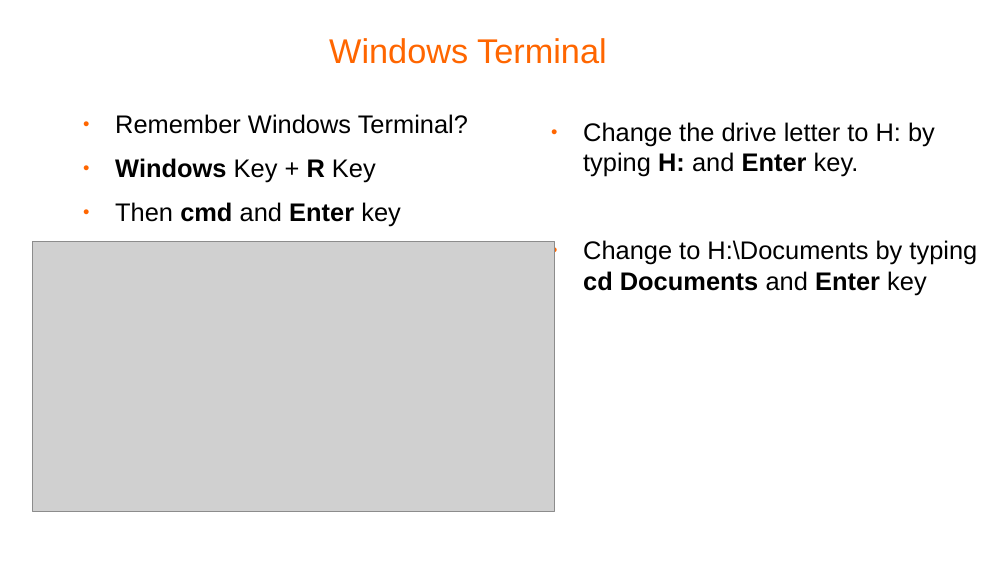
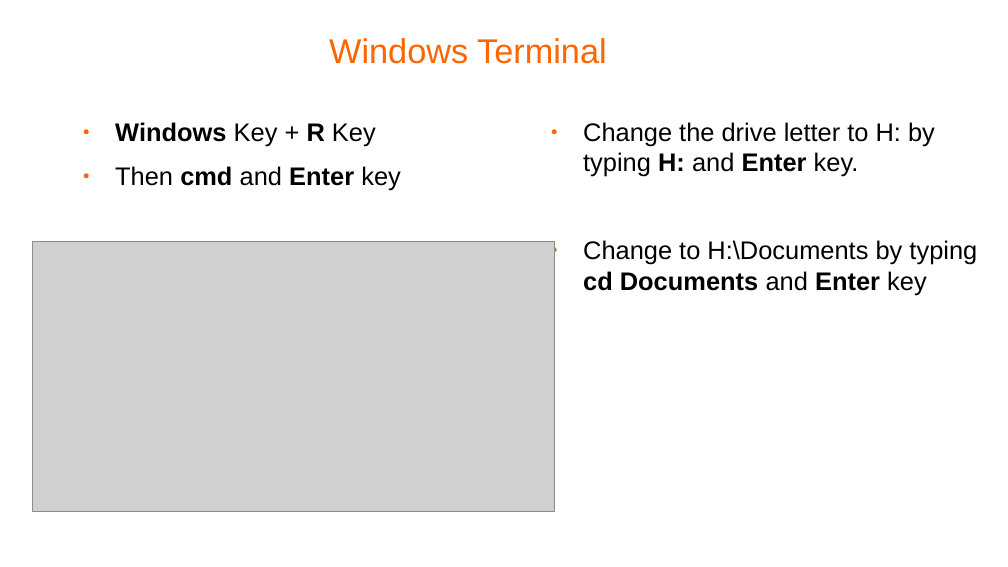
Before and after one commit to pellcorp/coding, a slide deck: slide 6 of docs/python-coding.odp. Drawn at 1008x567 pixels with LibreOffice and Linux fonts; fonts in the diff are those of the drawing; grey boxes stand for pictures; background and template pictures are left out. Boxes give left, top, right and bottom in pixels: in the first picture for what was removed or moved away, otherwise in the second. Text is boxed around its words. In the diff, an @@ line names an element or a change of style, - is before the commit and + after.

```diff
--- a/docs/python-coding.odp
+++ b/docs/python-coding.odp
@@ text "Windows Key + R Key": place and size @@
-text "Windows Key + R Key" at bbox=[115, 114, 468, 226]
+text "Windows Key + R Key" at bbox=[115, 122, 401, 190]
@@ text at bbox=[115, 114, 468, 134]: paragraph removed @@
-● Remember Windows Terminal?
```
Also in this commit, not shown: 3 other slides changed, 1 slide removed, 25 other files.
